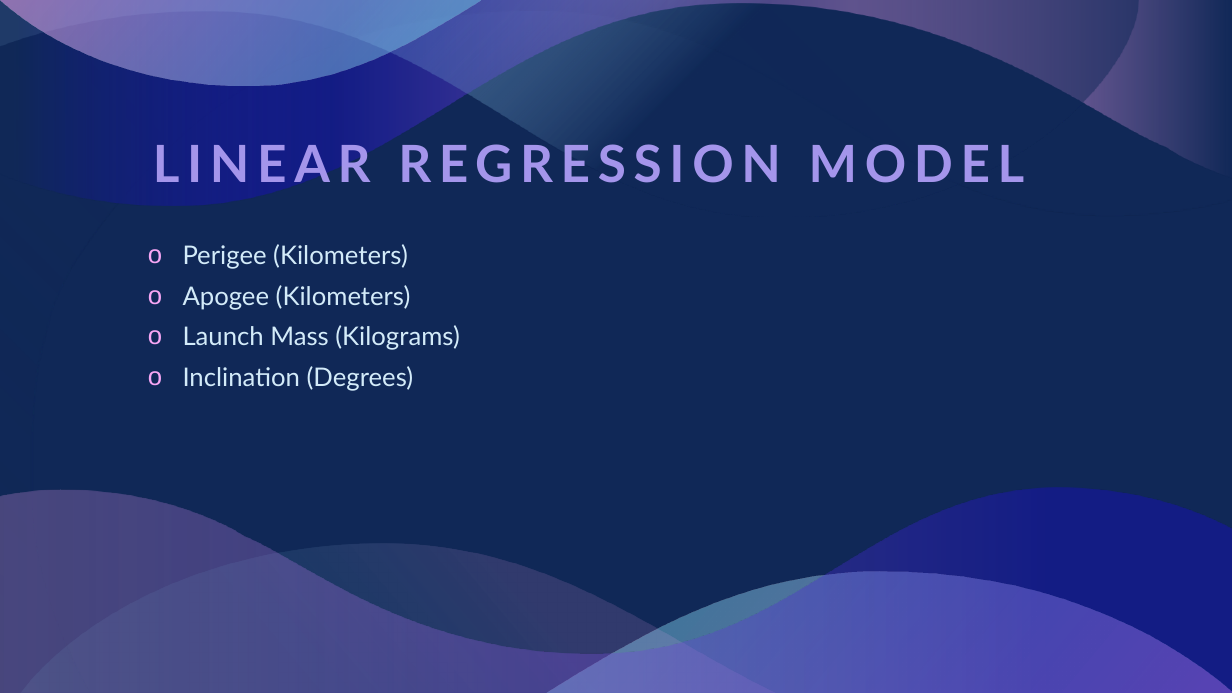
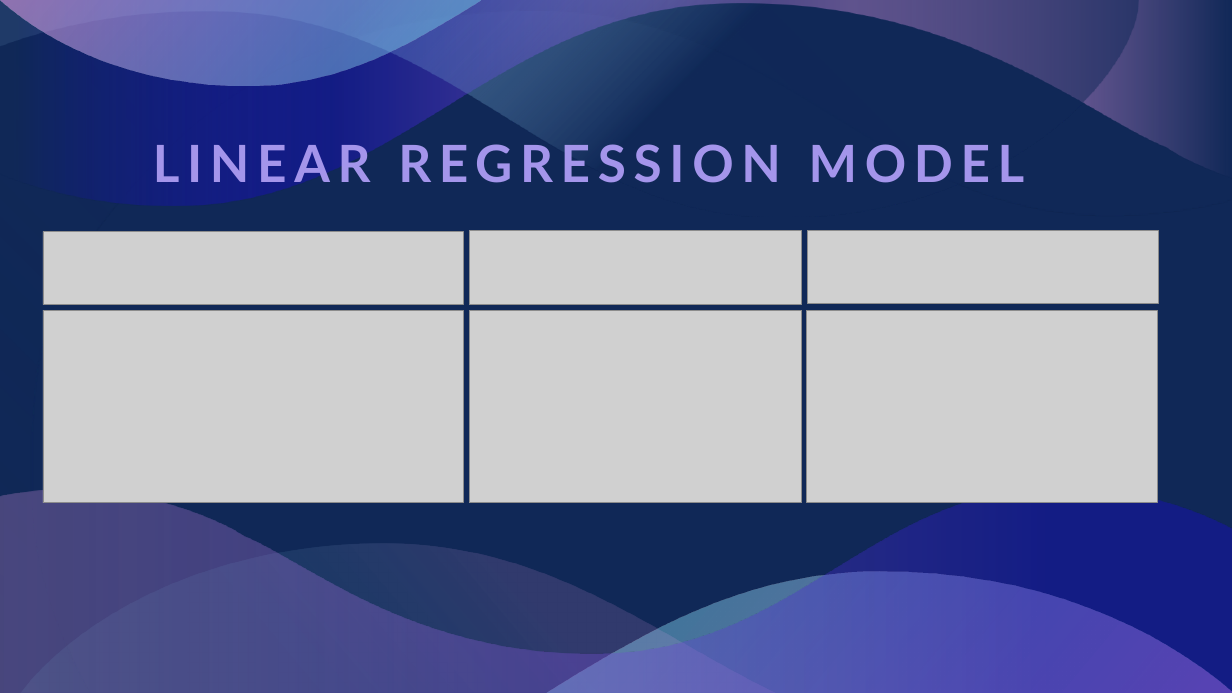
Before and after one commit to joshlynj/active_satellites, a slide deck: slide 9 of ppt/SATELLITE LIFE EXPECTANCY.pptx. Drawn at 1232x693 pixels with LibreOffice and Linux fonts; fonts in the diff are those of the drawing; grey boxes stand for pictures. Boxes give left, top, right and bottom in pixels: in the first picture for what was removed or moved away, otherwise in the second. Text is boxed around its words. In the diff, an @@ line names an element or a change of style, - is before the commit and + after.

```diff
--- a/ppt/SATELLITE LIFE EXPECTANCY.pptx
+++ b/ppt/SATELLITE LIFE EXPECTANCY.pptx
@@ picture added at [43,231,464,304] @@
@@ picture added at [470,231,802,305] @@
@@ picture added at [808,231,1158,304] @@
@@ subtitle removed at [183,244,459,391] @@
-o Perigee (Kilometers)
-o Apogee (Kilometers)
-o Launch Mass (Kilograms)
-o Inclination (Degrees)
@@ picture added at [43,311,464,504] @@
@@ picture added at [470,311,802,504] @@
@@ picture added at [807,311,1157,504] @@
```
Also in this commit, not shown: 4 other slides changed, 1 slide added.
